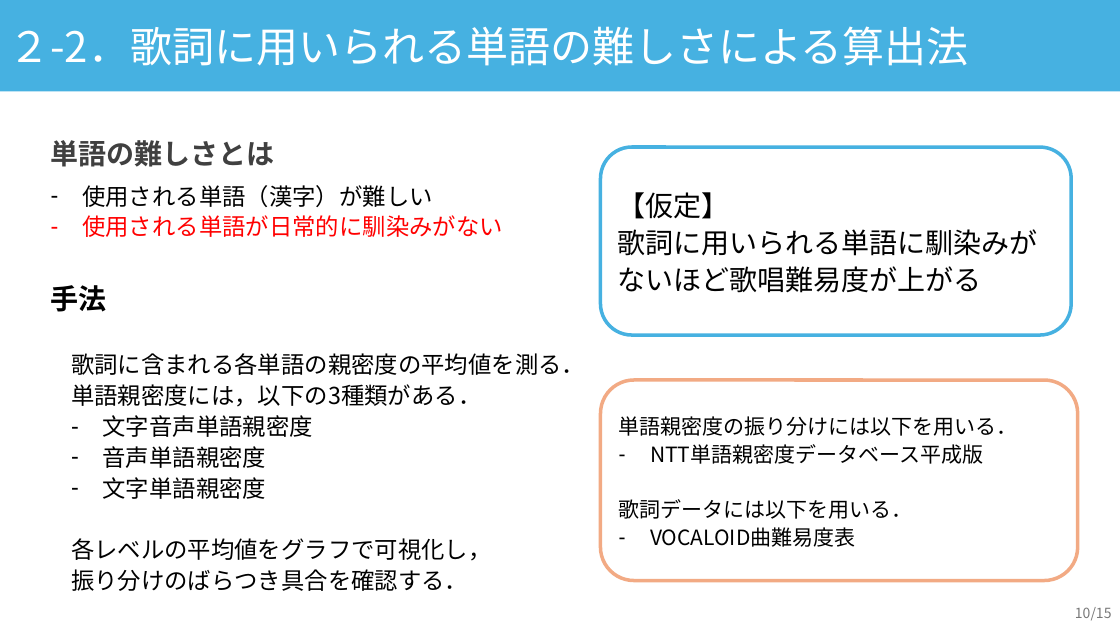
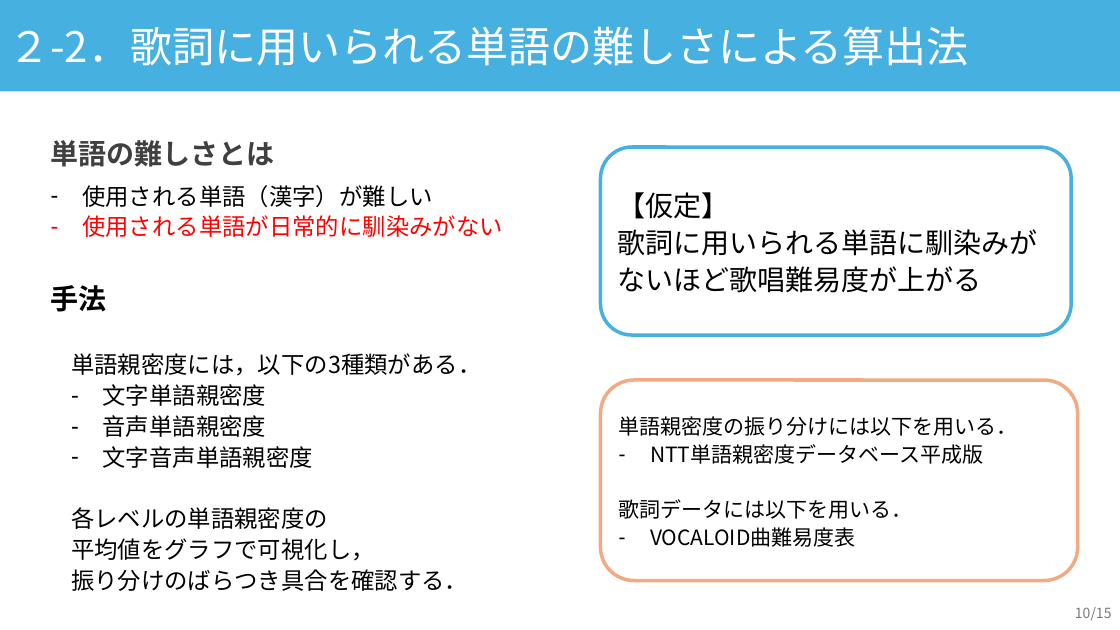
Before and after one commit to asn407/20241221, a slide deck: slide 10 of 年末発表.pptx. Drawn at 1120x630 pixels with LibreOffice and Linux fonts; fonts in the diff are those of the drawing. Boxes give left, top, right and bottom in pixels: in the first picture for what was removed or moved away, otherwise in the second. Text is boxed around its words. In the diff, an @@ line names an element or a change of style, - is before the commit and + after.

```diff
--- a/年末発表.pptx
+++ b/年末発表.pptx
@@ text at [71, 353, 585, 375]: paragraph removed @@
-歌詞に含まれる各単語の親密度の平均値を測る．
@@ text at [103, 384, 267, 437]: paragraphs added @@
+– 文字単語親密度
+– 音声単語親密度
@@ text at [71, 507, 375, 561]: text changed @@
-– 音声単語親密度
-– 文字単語親密度
-各レベルの平均値をグラフで可視化し，
+各レベルの単語親密度の
+平均値をグラフで可視化し，
```
Also in this commit, not shown: 5 other slides changed, 1 other file.
